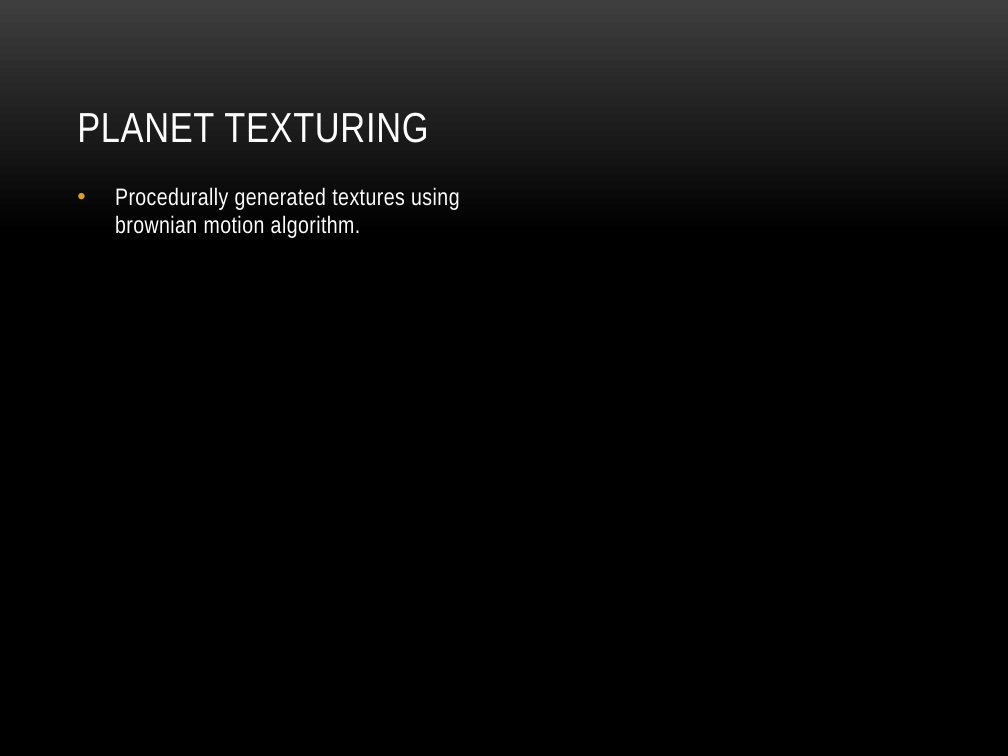
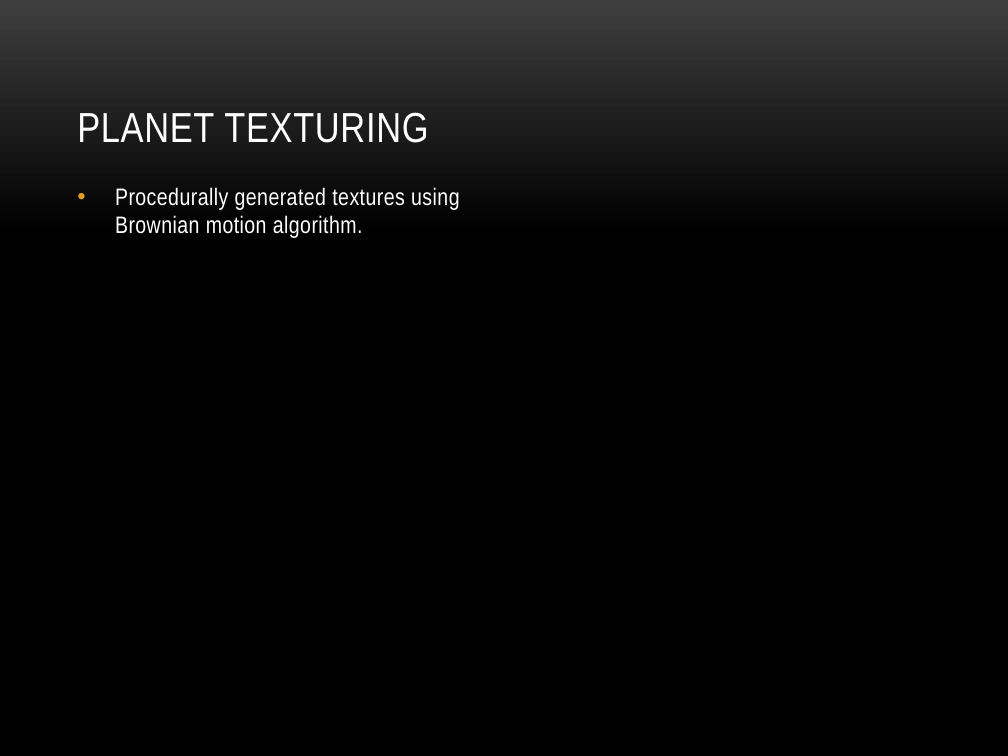
Before and after one commit to AdnaneKhan/1566_final, a slide deck: slide 6 of docs/gfx_ppt.pptx. Drawn at 1008x756 pixels with LibreOffice and Linux fonts; fonts in the diff are those of the drawing; background and template pictures are left out. Boxes give left, top, right and bottom in pixels: in the first picture for what was removed or moved away, otherwise in the second. Text is boxed around its words. In the diff, an @@ line names an element or a change of style, - is before the commit and + after.

Commit message:
ppt tweaks

```diff
--- a/docs/gfx_ppt.pptx
+++ b/docs/gfx_ppt.pptx
@@ text at (x1=115, y1=187, x2=459, y2=238): text changed @@
-• Procedurally generated textures using brownian motion algorithm.
+• Procedurally generated textures using Brownian motion algorithm.
```
Also in this commit, not shown: 1 other slide changed, 1 slide added, 1 slide removed.
